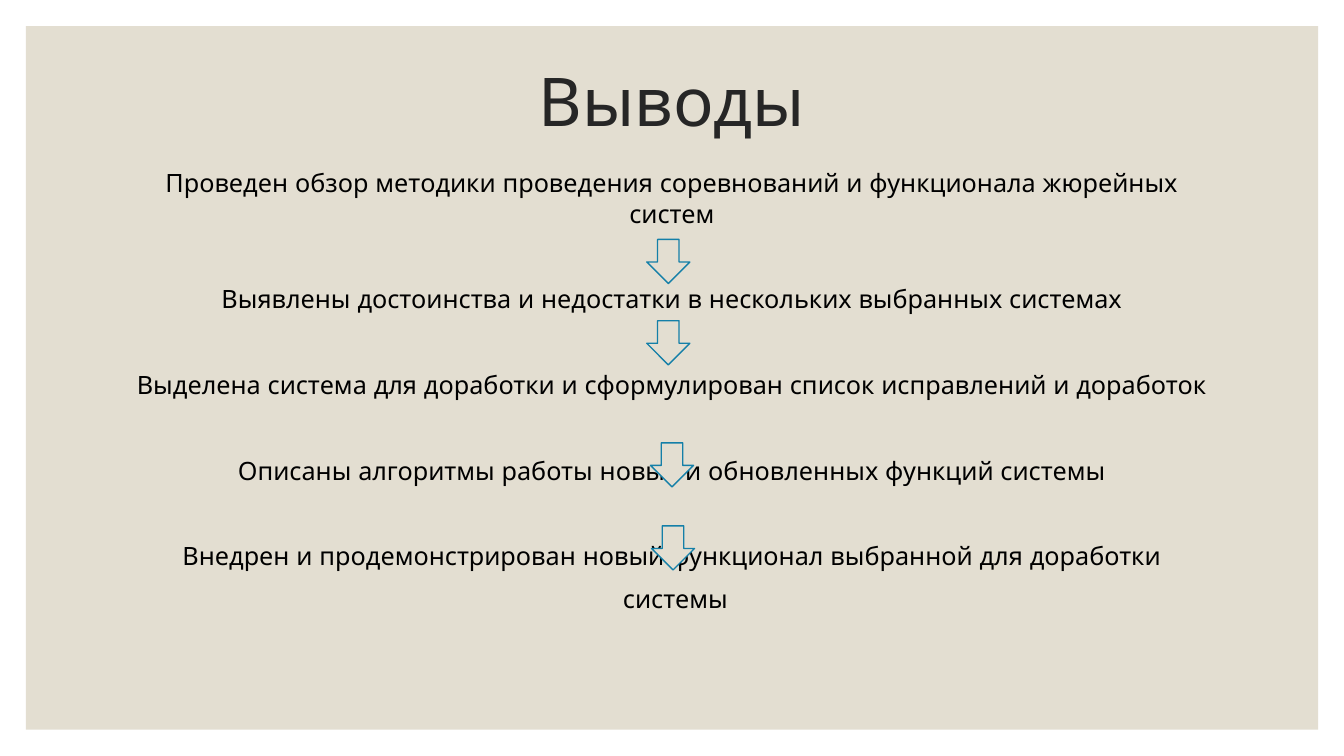
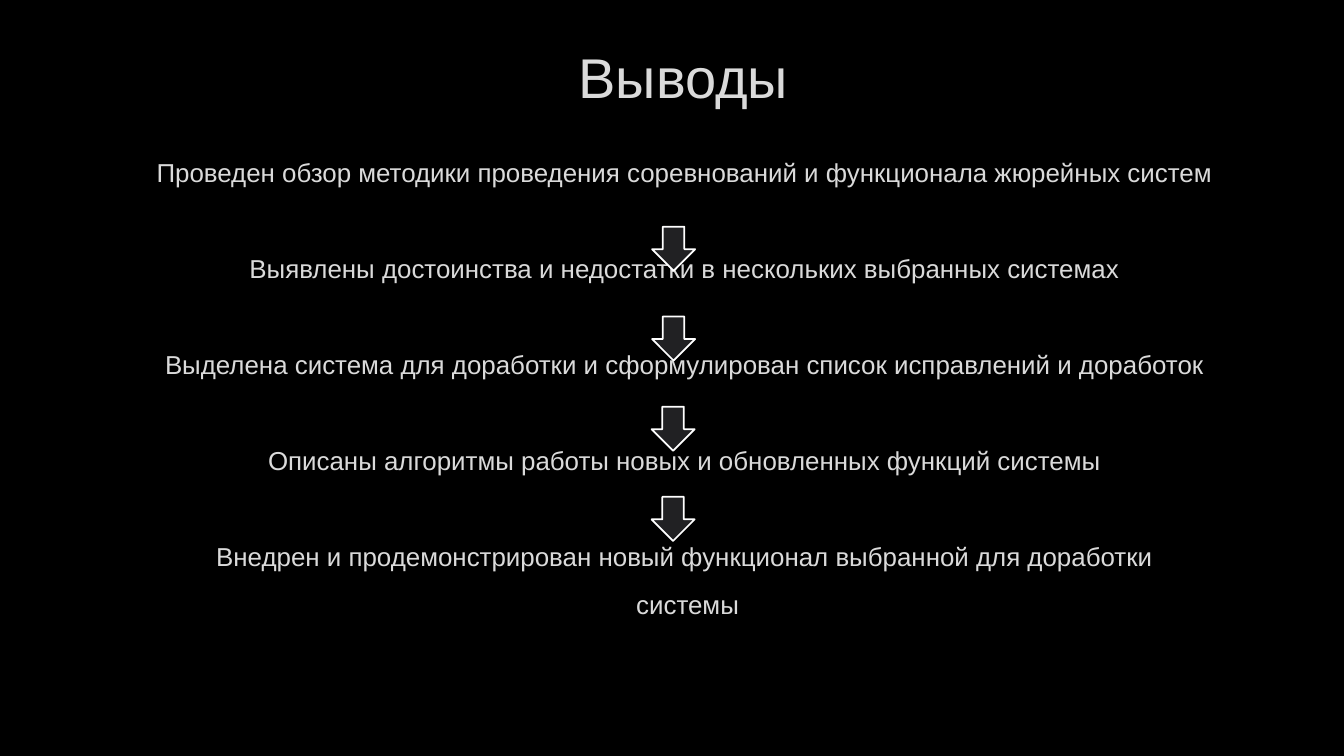
Before and after one commit to PolMarzia/diplom, a slide deck: slide 15 of Prez.pptx. Drawn at 1344x756 pixels with LibreOffice and Linux fonts; fonts in the diff are those of the drawing; background and template pictures are left out. Boxes give left, top, right and bottom in pixels: in the first picture for what was removed or moved away, otherwise in the second. Text is boxed around its words. In the diff, an @@ line names an element or a change of style, - is before the commit and + after.

```diff
--- a/Prez.pptx
+++ b/Prez.pptx
@@ background #FFFFFF to picture (left out) @@
@@ rectangle removed at bbox=[26, 26, 1319, 730] @@
@@ title "Выводы": place and size @@
-title "Выводы" at bbox=[539, 78, 805, 139]
+title "Выводы" at bbox=[579, 59, 788, 108]
@@ title "Выводы" at bbox=[579, 59, 788, 108]: size 48 to 40 pt, font Quicksand to Arial, text colour #262626 to #DADADA, letter outline none to #404040 0.75 pt; line spacing 0.9 to 1 @@
@@ text "Проведен обзор методики проведения соревнований ...": place and size @@
-text "Проведен обзор методики проведения соревнований ..." at bbox=[137, 173, 1206, 609]
+text "Проведен обзор методики проведения соревнований ..." at bbox=[157, 162, 1211, 615]
@@ text "Проведен обзор методики проведения соревнований ..." at bbox=[157, 162, 1211, 615]: size 18 to 18.5 pt, font Quicksand to Arial, text colour #000000 to #DADADA, letter outline none to #404040 0.75 pt; more space between paragraphs @@
@@ down arrow: place and size @@
-down arrow at bbox=[647, 240, 691, 284]
+down arrow at bbox=[652, 227, 696, 271]
@@ down arrow: place and size @@
-down arrow at bbox=[647, 321, 691, 365]
+down arrow at bbox=[652, 317, 696, 361]
@@ fill #E3DED1 to #212123; outline #1580A9 1 pt to #FFFFFF 1.25 pt in 4 elements at bbox=[652, 317, 696, 361], bbox=[652, 227, 696, 271], bbox=[651, 497, 695, 541], bbox=[651, 406, 695, 451] @@
@@ down arrow: place and size @@
-down arrow at bbox=[650, 443, 694, 487]
+down arrow at bbox=[651, 406, 695, 451]
@@ down arrow: place and size @@
-down arrow at bbox=[651, 526, 695, 571]
+down arrow at bbox=[651, 497, 695, 541]
```
Also in this commit, not shown: 15 other slides changed, 1 other file.
